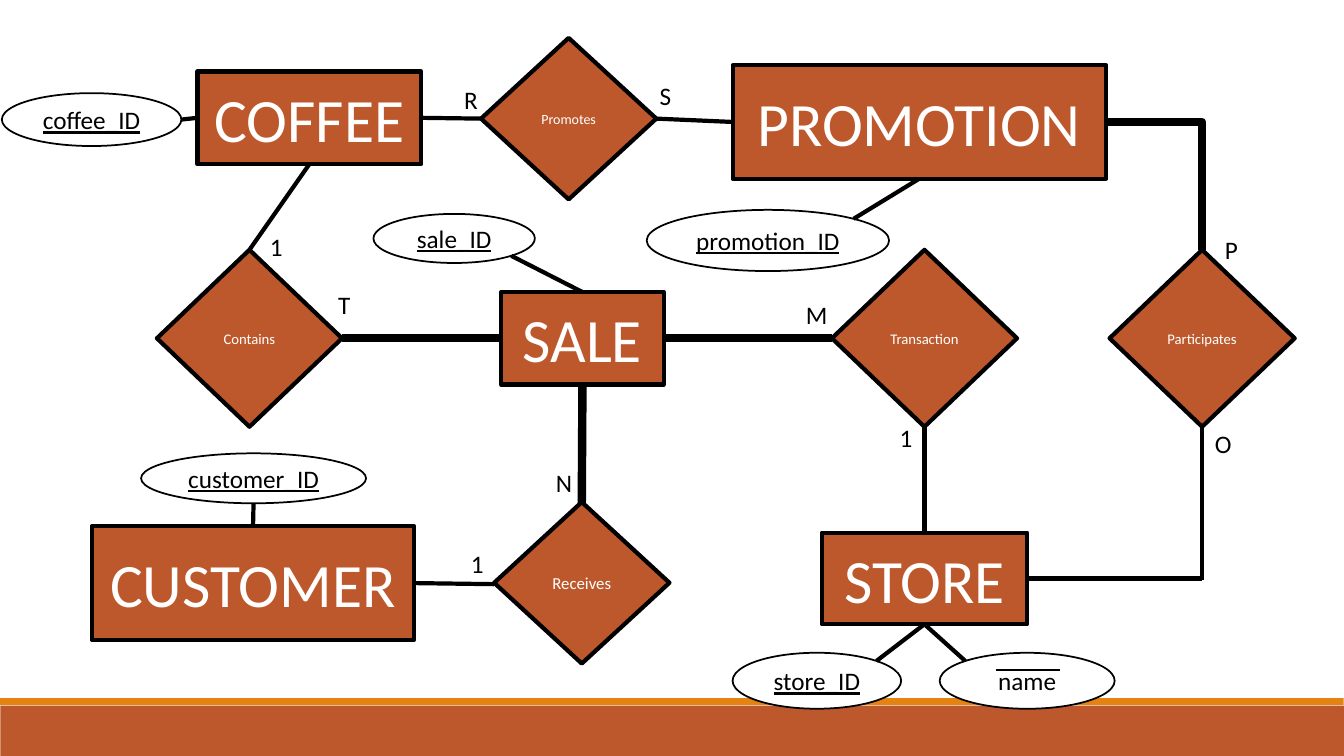
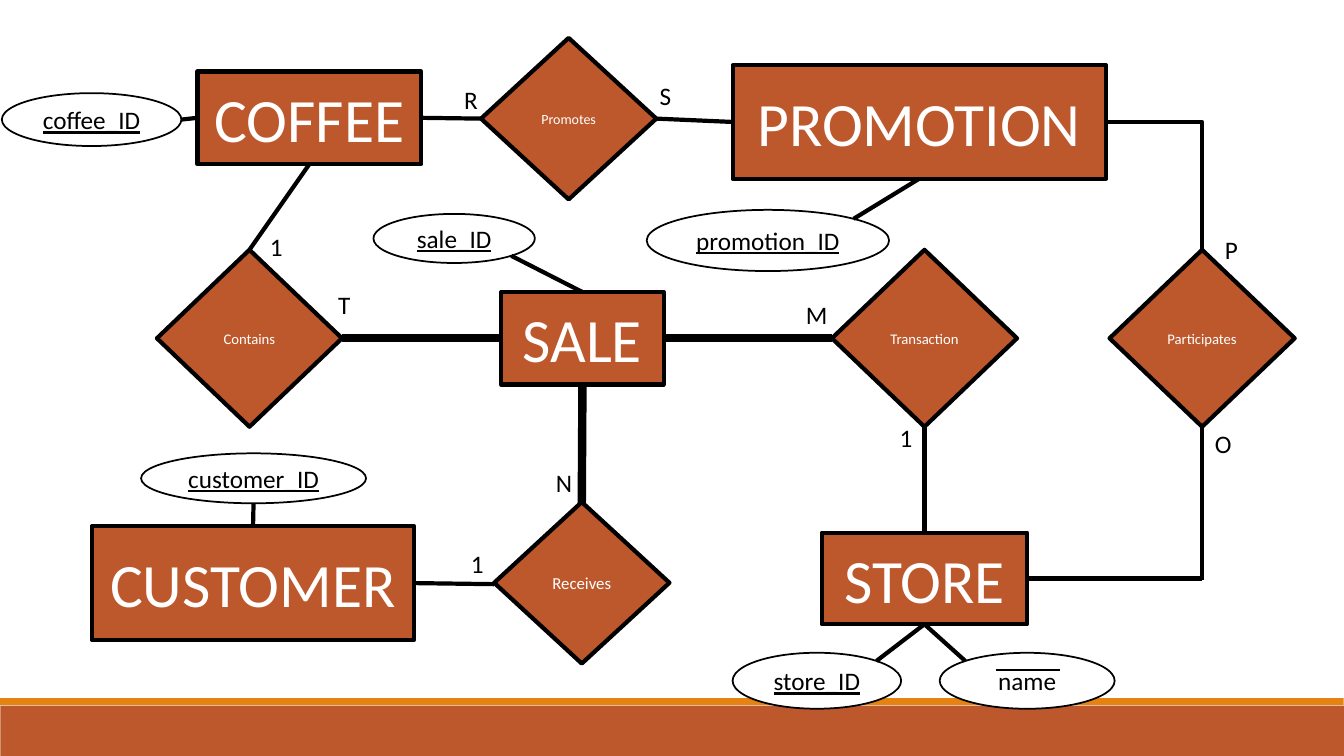
Before and after one commit to cnecciai/BoutiqueCoffee, a slide deck: slide 2 of Project/ER Model.pptx. Drawn at 1344x756 pixels with LibreOffice and Linux fonts; fonts in the diff are those of the drawing. Boxes give left, top, right and bottom in pixels: in the first picture for what was removed or moved away, otherwise in the second. Text is boxed around its words. In the diff, an @@ line names an element or a change of style, - is before the commit and + after.

```diff
--- a/Project/ER Model.pptx
+++ b/Project/ER Model.pptx
@@ elbow line (1106, 122) - (1203, 250): stroke #000000 6 pt to #000000 3 pt @@
```
Also in this commit, not shown: 2 other slides changed, 3 other files.
